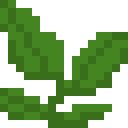
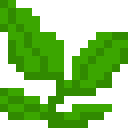
Revision of a layered 128x128 image; what changed, layer by layer:
painted on "Background" over [0, 0, 128, 128]
